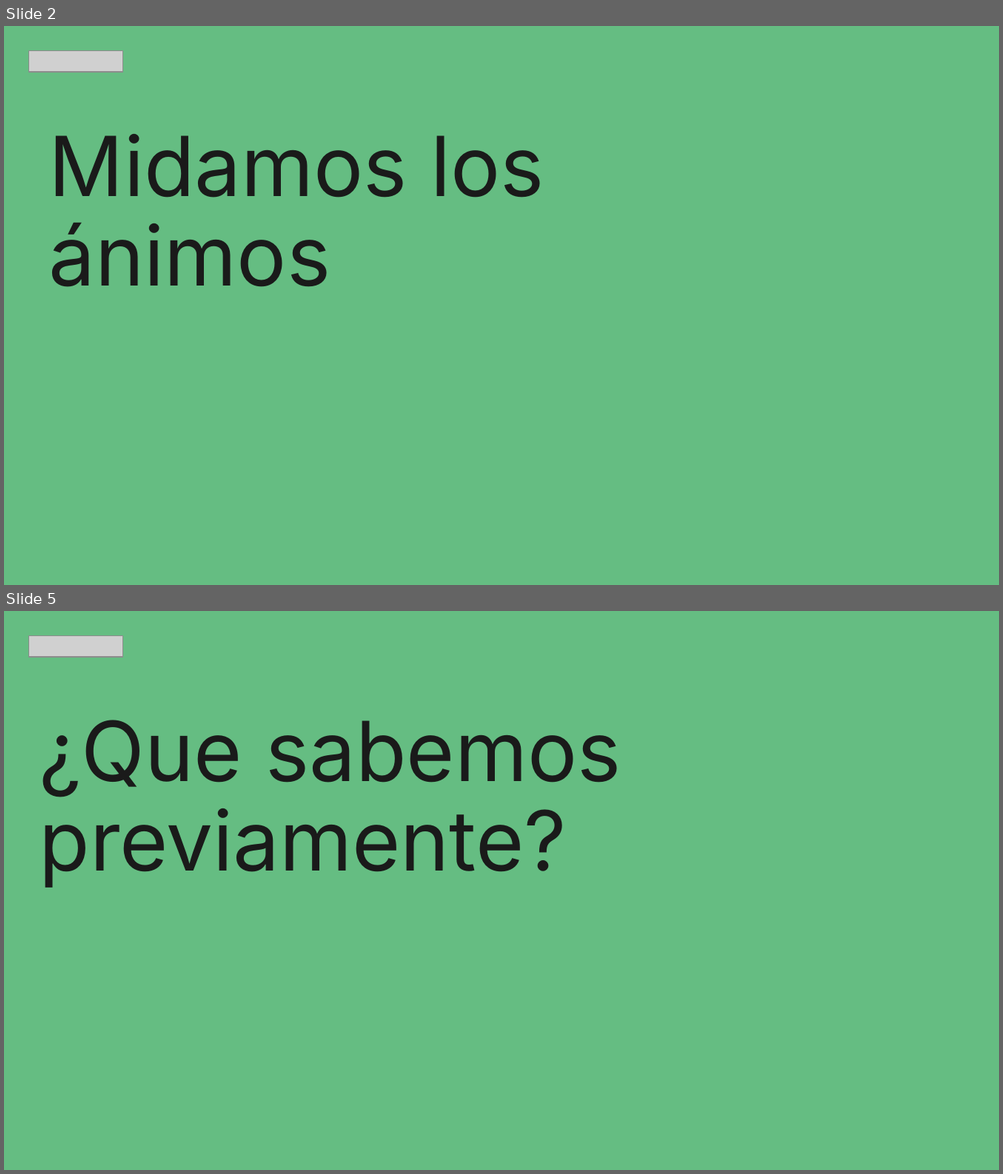
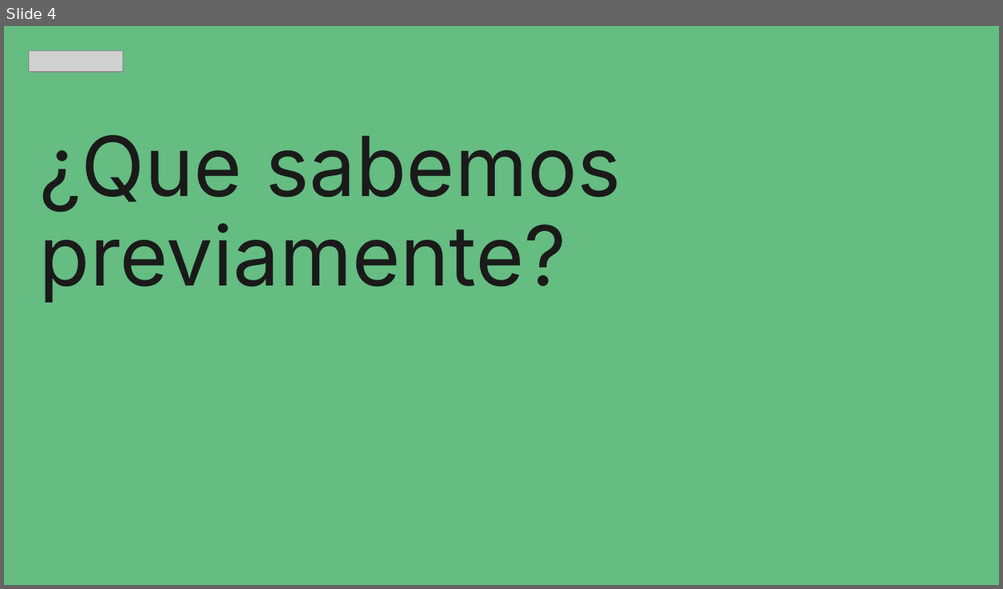
Before and after one commit to zyntonyson/bootcamp_ds_da, a slide deck: 08-data-retrieval/17-SQL.pptx. Shown one above the other, each under a label of ours: slides 2 and 5 before the commit, slide 4 after it; the slides between them are not shown. The pictures are 1003x1174 and 1003x589 pixels, drawn with LibreOffice and Linux fonts; fonts in the diff are those of the drawing; grey boxes stand for pictures. Boxes give left, top, right and bottom in pixels: in the first picture for what was removed or moved away, otherwise in the second. Text is boxed around its words. In the diff, an @@ line names an element or a change of style, - is before the commit and + after.

```diff
--- a/08-data-retrieval/17-SQL.pptx
+++ b/08-data-retrieval/17-SQL.pptx
@@ slide 2 removed at [4, 26, 999, 585], background #65BD82 @@
@@ picture removed at [29, 51, 123, 72] @@
@@ title removed at [49, 134, 543, 287] @@
-Midamos los ánimos
@@ what was slide 5 is now slide 4 @@
```
Also in this commit, not shown: 1 slide changed, 3 slides added, 4 other slides removed, 8 other files.
